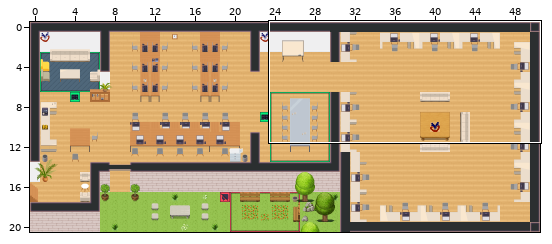
Two versions of a level (Tiled map (JSON), map.tmj). The picture above shows the old version from afar; the outline marks the close-up.
Close-up. Before the edit:
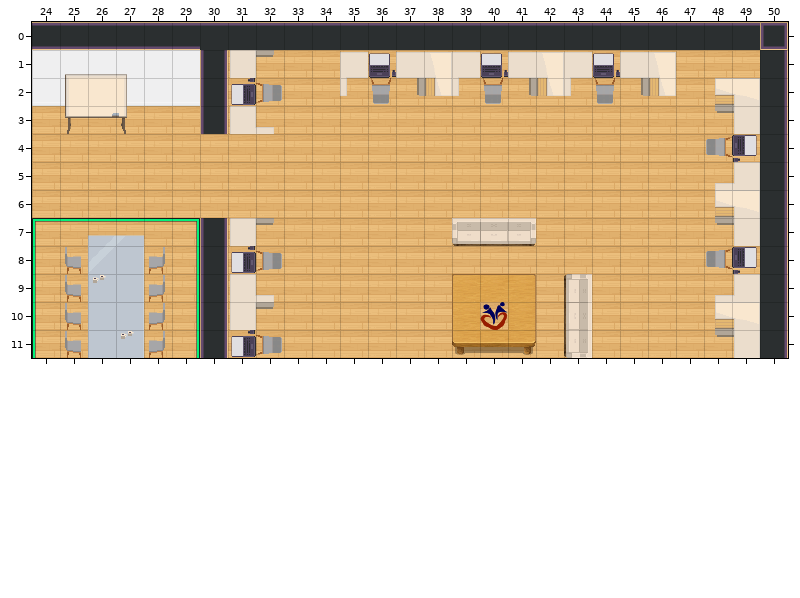
Cells are 32x32 px. Shown: x 24..50, y 0..11. The commit also changed other parts of the map, which this record leaves out.
After the commit:
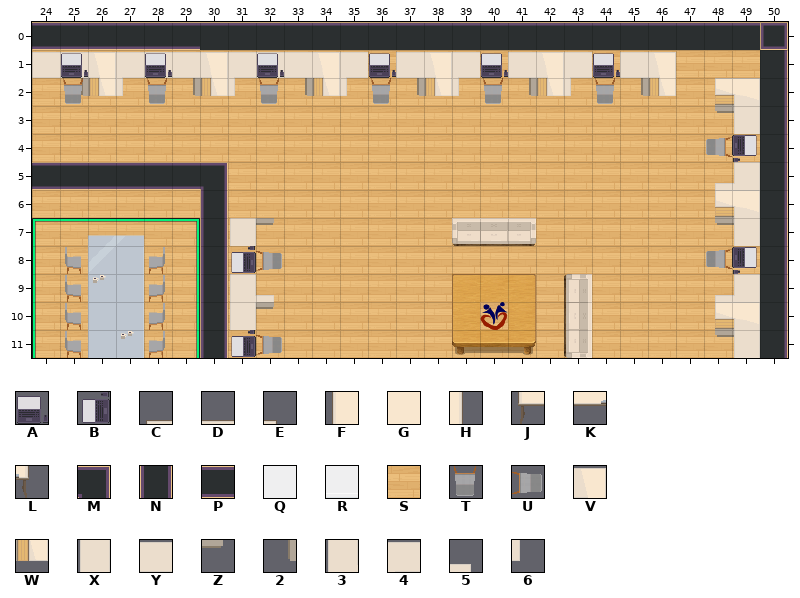
Key: from "WA_Miscellaneous": A 23, B 23 turned 270, C 33, D 34, E 35, F 43, G 44, H 45, J 53, K 54, L 55; from "WA_Room_Builder": M 99, N 102, P 104, Q 203, R 228, S 350; from "WA_Seats": T 117 turned 180, U 117 turned 90; from "WA_Tables": V 70 turned 90, W 71 turned 90, X 80, Y 80 turned 90, Z 81, 2 81 turned 90, 3 100, 4 100 turned 90, 5 101, 6 101 turned 90.
_ is an empty cell, # one hidden under a higher layer.
Changes in this commit:
{"change": "layer \"collisions\" opacity 100% -> 0%"}
{"where": "layer \"floor/floor1\""}
{"y":1,"x":24,"old":"______","new":"SSSSSS"}
{"y":2,"x":24,"old":"_______","new":"SSSSSSS"}
{"where": "layer \"walls/walls1\""}
{"y":1,"x":24,"old":"QQQQQQN","new":"_______"}
{"y":2,"x":24,"old":"RR#RRRN","new":"_______"}
{"y":3,"x":30,"old":"N","new":"_"}
{"y":5,"x":24,"old":"______S","new":"PPPPPPM"}
{"y":6,"x":30,"old":"S","new":"N"}
{"where": "layer \"furniture/furniture1\""}
{"y":1,"x":24,"old":"_______XZ__","new":"YYV4YYV4YYV"}
{"y":2,"x":25,"old":"___","new":"2W6"}
{"y":2,"x":29,"old":"__BU__","new":"2W6_2W"}
{"y":3,"x":31,"old":"35","new":"__"}
{"where": "layer \"furniture/furniture2\""}
{"y":1,"x":25,"old":"CDE","new":"___"}
{"y":2,"x":25,"old":"FGH_","new":"T__T"}
{"y":2,"x":32,"old":"_","new":"T"}
{"y":3,"x":25,"old":"JKL","new":"___"}
{"where": "layer \"furniture/furniture3\""}
{"y":1,"x":25,"old":"_","new":"A"}
{"y":1,"x":28,"old":"_","new":"A"}
{"y":1,"x":32,"old":"_","new":"A"}
